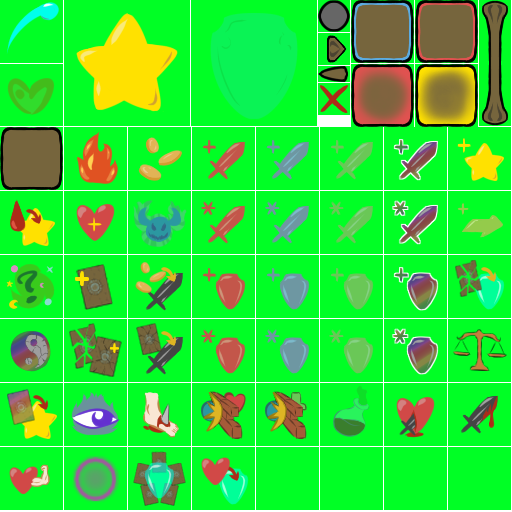
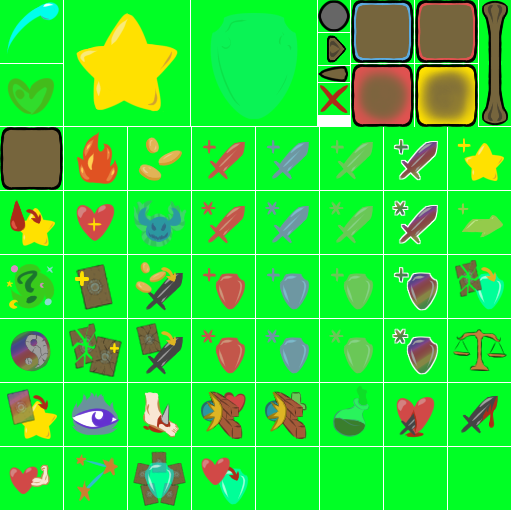
Layers edited between the first and the second 512 × 512 image:
painted on "Calque de dessin 19" (1st of 8, in "Copier de Calque de groupe 18") over (71, 454, 120, 503)
painted on "Calque de dessin 17" (3rd of 7, in "Copier de Calque de groupe 18") over (71, 454, 120, 503)
painted on "Calque de dessin 19" (2nd of 8, in "Copier de Calque de groupe 18") over (71, 454, 120, 503)
painted on "Calque de dessin 17" (4th of 7, in "Copier de Calque de groupe 18") over (71, 454, 120, 503)
painted on "Calque de dessin 19" (3rd of 8, in "Copier de Calque de groupe 18") over (71, 454, 120, 503)
painted on "Calque de dessin 17" (5th of 7, in "Copier de Calque de groupe 18") over (71, 454, 120, 503)
painted on "Calque de dessin 19" (7th of 8, in "Calque de groupe 18") over (71, 454, 120, 503)
painted on "Calque de dessin 17 Fusionnés" (2nd of 11, in "Calque de groupe 18") over (71, 454, 120, 503)
painted on "Calque de dessin 25" (2nd of 8, in "Copier de Calque de groupe 18") over (71, 454, 120, 503)
painted on "Calque de dessin 17 Fusionnés" (5th of 11, in "Copier de Calque de groupe 18") over (71, 454, 120, 503)
painted on "Calque de dessin 25" (4th of 8, in "Copier de Calque de groupe 18") over (71, 454, 120, 503)
painted on "Calque de dessin 17 Fusionnés" (7th of 11, in "Copier de Calque de groupe 18") over (71, 454, 120, 503)
painted on "Calque de dessin 26" over (71, 454, 120, 503)
painted on "Calque de dessin 25" (7th of 8, in "Copier de Calque de groupe 18") over (71, 454, 120, 503)
painted on "Calque de dessin 17 Fusionnés" (10th of 11, in "Copier de Calque de groupe 18") over (71, 454, 120, 503)
painted on "Calque de dessin 25" (8th of 8, in "Copier de Calque de groupe 18") over (71, 454, 120, 503)
painted on "Calque de dessin 17 Fusionnés" (11th of 11, in "Copier de Calque de groupe 18") over (71, 454, 120, 503)
painted on "Calque de dessin 27" over (71, 454, 120, 503)
…and 10 more changes (3 added, 3 painted, 4 removed)
